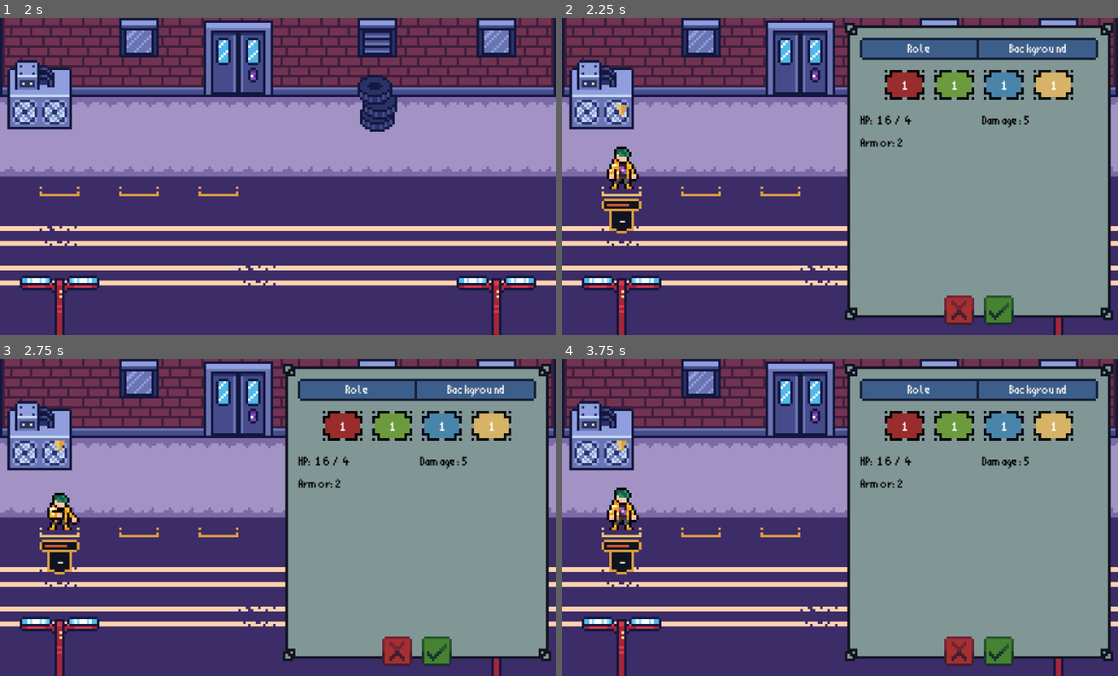
Above: before the commit, frames 1-4 (two rows, left to right).
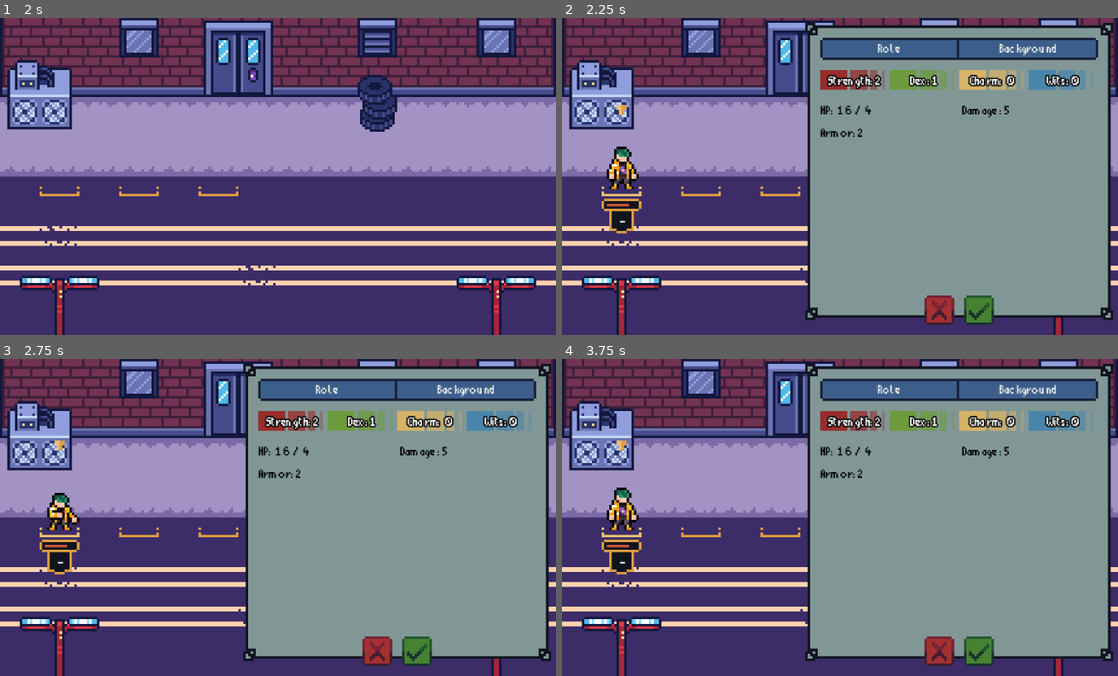
Above: after the commit, the same moments.

Repository: Paraldos/AdventureGame
Game: Godot game, scene res://title_screen/title_screen.tscn
Two runs of this game, one before a commit and one after it. Both use one fixed random seed, a clock stepped at 60 frames per second and the inputs below.
Inputs (mouse positions are in pixels of both pictures, inside the frame that each line leads up to; where the layout moved, square brackets give the same spot in the first picture):
- Up to frame 1 (2 s): click "Start" at 0.5 s; click (61, 151) at 1.27 s
- Up to frame 2 (2.25 s): click (623, 151) at 2.02 s
- Up to frame 3 (2.75 s): no input
- Up to frame 4 (3.75 s): click (979, 650) [1001, 650] at 2.75 s; click (623, 492) at 3.52 s

Frame 1 is identical in both runs. In frame 2, 13% of the frame differs, in the area x 43-95%, y 1-97%; in frame 3, 13%; in frame 4, 13%.

Commit message:
testing arround with attributes

Diff:
--- a/hero_creation/hero_creation.gd
+++ b/hero_creation/hero_creation.gd
@@ -2,11 +2,16 @@
 
 @onready var role_btn: Button = %RoleBtn
 @onready var roles_container: VBoxContainer = %RolesContainer
+@onready var label_strength: Label = %LabelStrength
+@onready var label_dex: Label = %LabelDex
+@onready var label_charm: Label = %LabelCharm
+@onready var label_wits: Label = %LabelWits
 
 var bp_role_btn = preload("res://hero_creation/role_btn.tscn")
 var index = 0
 
 func _ready() -> void:
+	SignalManager.update_actor.connect(_on_update_actor)
 	roles_container.visible = false
 	ActorManager.create_hero(
 		ActorManager.hero_roles.pick_random(),
@@ -18,6 +23,16 @@
 		btn.index = index
 		btn.role = role
 		roles_container.add_child(btn)
+	SignalManager.update_actor.emit()
+
+func _on_update_actor(_index):
+	_update_attributes()
+
+func _update_attributes():
+	label_strength.text = "Strength: %s" % GameData.actors[index].strength
+	label_dex.text = "Dex: %s" % GameData.actors[index].dex
+	label_charm.text = "Charm: %s" % GameData.actors[index].charm
+	label_wits.text = "Wits: %s" % GameData.actors[index].wits
 
 func _on_x_btn_pressed() -> void:
 	ActorManager.remove_hero(index)
--- a/hero_creation/hero_creation.tscn
+++ b/hero_creation/hero_creation.tscn
@@ -76,6 +76,7 @@
 
 [node name="HBoxContainer2" type="HBoxContainer" parent="HBoxContainer/MarginContainer/PanelContainer/VBoxContainer"]
 layout_mode = 2
+theme_override_constants/separation = 0
 alignment = 1
 
 [node name="TextureRect" type="TextureRect" parent="HBoxContainer/MarginContainer/PanelContainer/VBoxContainer/HBoxContainer2"]
@@ -83,13 +84,15 @@
 layout_mode = 2
 texture = ExtResource("1_ntd0c")
 
-[node name="Label" type="Label" parent="HBoxContainer/MarginContainer/PanelContainer/VBoxContainer/HBoxContainer2/TextureRect"]
-layout_mode = 1
-anchors_preset = 15
-anchor_right = 1.0
-anchor_bottom = 1.0
-grow_horizontal = 2
-grow_vertical = 2
+[node name="LabelStrength" type="Label" parent="HBoxContainer/MarginContainer/PanelContainer/VBoxContainer/HBoxContainer2/TextureRect"]
+unique_name_in_owner = true
+layout_mode = 1
+anchors_preset = 15
+anchor_right = 1.0
+anchor_bottom = 1.0
+grow_horizontal = 2
+grow_vertical = 2
+theme_override_constants/outline_size = 2
 text = "1"
 horizontal_alignment = 1
 vertical_alignment = 1
@@ -99,13 +102,33 @@
 layout_mode = 2
 texture = ExtResource("1_ntd0c")
 
-[node name="Label2" type="Label" parent="HBoxContainer/MarginContainer/PanelContainer/VBoxContainer/HBoxContainer2/TextureRect2"]
-layout_mode = 1
-anchors_preset = 15
-anchor_right = 1.0
-anchor_bottom = 1.0
-grow_horizontal = 2
-grow_vertical = 2
+[node name="LabelDex" type="Label" parent="HBoxContainer/MarginContainer/PanelContainer/VBoxContainer/HBoxContainer2/TextureRect2"]
+unique_name_in_owner = true
+layout_mode = 1
+anchors_preset = 15
+anchor_right = 1.0
+anchor_bottom = 1.0
+grow_horizontal = 2
+grow_vertical = 2
+theme_override_constants/outline_size = 2
+text = "1"
+horizontal_alignment = 1
+vertical_alignment = 1
+
+[node name="TextureRect4" type="TextureRect" parent="HBoxContainer/MarginContainer/PanelContainer/VBoxContainer/HBoxContainer2"]
+self_modulate = Color(0.9098039, 0.75686276, 0.4392157, 1)
+layout_mode = 2
+texture = ExtResource("1_ntd0c")
+
+[node name="LabelCharm" type="Label" parent="HBoxContainer/MarginContainer/PanelContainer/VBoxContainer/HBoxContainer2/TextureRect4"]
+unique_name_in_owner = true
+layout_mode = 1
+anchors_preset = 15
+anchor_right = 1.0
+anchor_bottom = 1.0
+grow_horizontal = 2
+grow_vertical = 2
+theme_override_constants/outline_size = 2
 text = "1"
 horizontal_alignment = 1
 vertical_alignment = 1
@@ -115,29 +138,15 @@
 layout_mode = 2
 texture = ExtResource("1_ntd0c")
 
-[node name="Label3" type="Label" parent="HBoxContainer/MarginContainer/PanelContainer/VBoxContainer/HBoxContainer2/TextureRect3"]
-layout_mode = 1
-anchors_preset = 15
-anchor_right = 1.0
-anchor_bottom = 1.0
-grow_horizontal = 2
-grow_vertical = 2
-text = "1"
-horizontal_alignment = 1
-vertical_alignment = 1
-
-[node name="TextureRect4" type="TextureRect" parent="HBoxContainer/MarginContainer/PanelContainer/VBoxContainer/HBoxContainer2"]
-self_modulate = Color(0.9098039, 0.75686276, 0.4392157, 1)
-layout_mode = 2
-texture = ExtResource("1_ntd0c")
-
-[node name="Label4" type="Label" parent="HBoxContainer/MarginContainer/PanelContainer/VBoxContainer/HBoxContainer2/TextureRect4"]
-layout_mode = 1
-anchors_preset = 15
-anchor_right = 1.0
-anchor_bottom = 1.0
-grow_horizontal = 2
-grow_vertical = 2
+[node name="LabelWits" type="Label" parent="HBoxContainer/MarginContainer/PanelContainer/VBoxContainer/HBoxContainer2/TextureRect3"]
+unique_name_in_owner = true
+layout_mode = 1
+anchors_preset = 15
+anchor_right = 1.0
+anchor_bottom = 1.0
+grow_horizontal = 2
+grow_vertical = 2
+theme_override_constants/outline_size = 2
 text = "1"
 horizontal_alignment = 1
 vertical_alignment = 1
Binary file removed: assets/img/attributes-Sheet.png
Not shown, removed: assets/img/attributes-Sheet.png.import
Binary file changed: assets/img/attributes.aseprite
Binary file changed: assets/img/attributes.png
